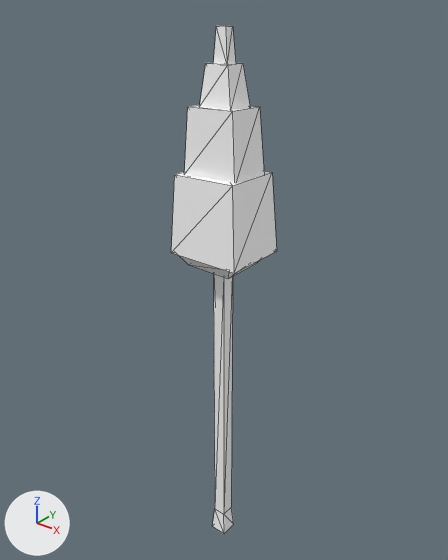
An edit to the glTF model assets/synty/simple_fantasy/models/SF_Env_Tree_013.glb, drawn before and after from the same camera.
One viewpoint serves both versions: a 50 mm camera at (0.146, -0.183, 0.254) aimed at (-0.005, 0.006, 0.137). The axes (+X, +Y, +Z) are drawn at lower left. The lights are the same throughout. Mesh edges are drawn as thin lines.

Names of what the first picture shows: 'SF_Env_Tree_013'.
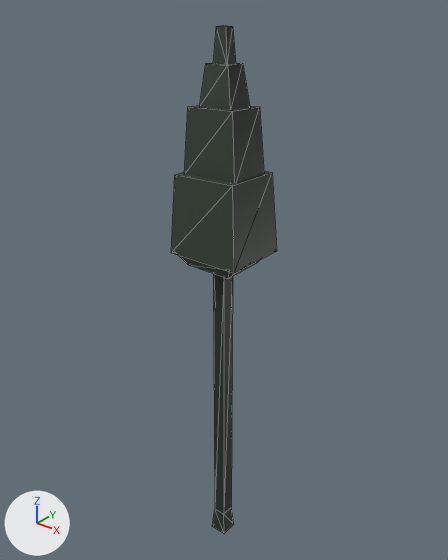
The change, as a list of edits to the scene's bpy script:
```text
Add img_undead_footman_01:
    img_undead_footman_01 = load_image('Undead_Footman_01', '_unpacked/Undead_Footman_01', 512, 512, 'sRGB')
Change mat_lambert1:
    add n3 = _N.new('ShaderNodeMix'); n3.name = 'Mix'
    add n3.data_type = 'RGBA'
    add n3.blend_type = 'MULTIPLY'
    add n3.inputs[0].default_value = 1.0  # 'Factor'
    add n4 = _N.new('ShaderNodeTexImage'); n4.name = 'Image Texture'
    add n4.image = img_undead_footman_01
    where n2 = _N.new('ShaderNodeVertexColor'); n2.name = 'Color Attribute'
    where n0 = _N.new('ShaderNodeBsdfPrincipled'); n0.name = 'Principled BSDF'
    remove _L.new(n2.outputs[0], n0.inputs[0])  # 'Color' to 'Base Color'
    add _L.new(n3.outputs[2], n0.inputs[0])  # 'Result' to 'Base Color'
    add _L.new(n2.outputs[0], n3.inputs[7])  # 'Color' to 'B'
    add _L.new(n4.outputs[0], n3.inputs[6])  # 'Color' to 'A'
```

Boxes [x1, y1, x2, y2] around the edits, measured in the pictures (448 x 560 px):
'SF_Env_Tree_013', surface changed (grey to black)
    both: [171, 25, 277, 534]
